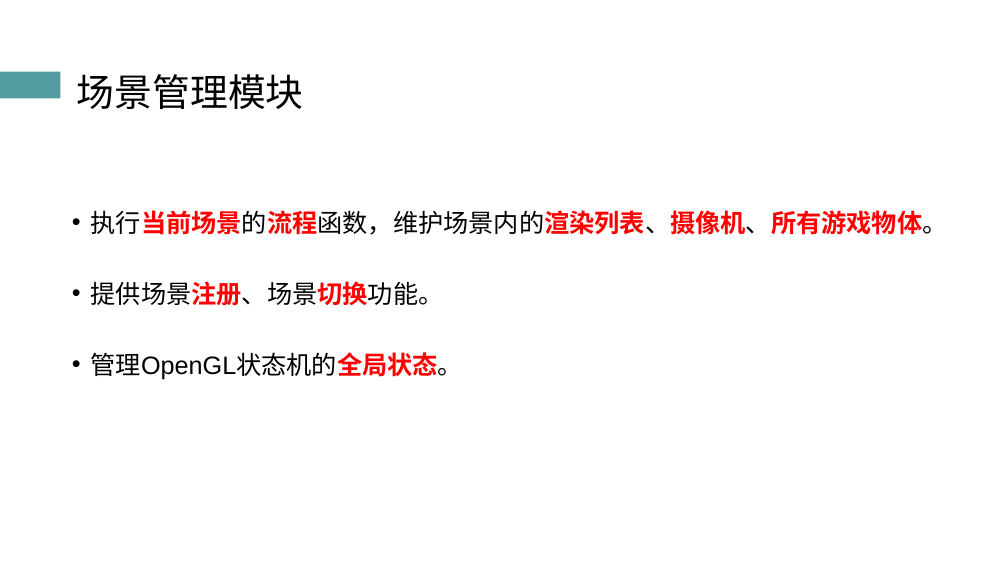
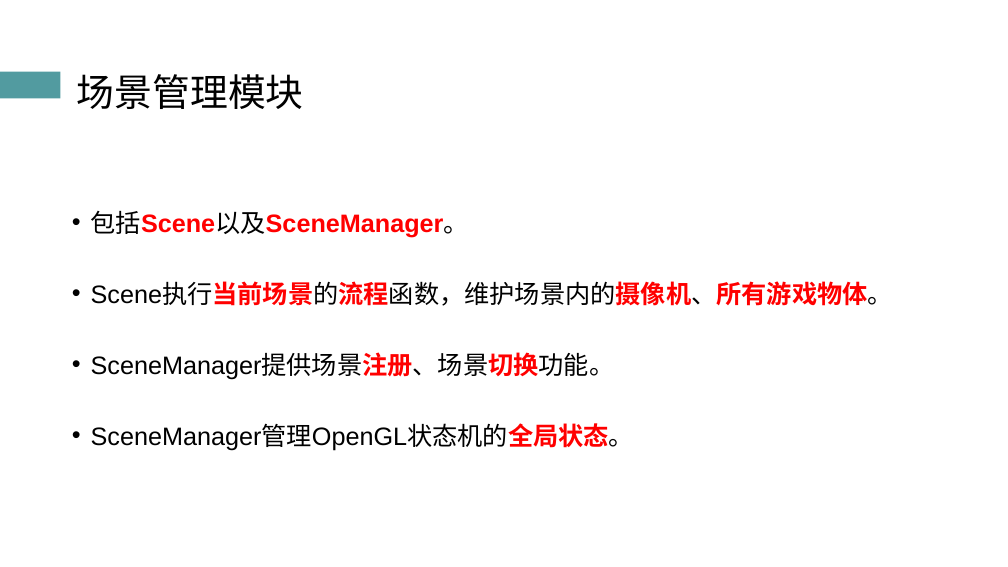
Before and after one commit to atom-chen/Main, a slide deck: slide 10 of OpenGL/答辩PPT.pptx. Drawn at 1008x567 pixels with LibreOffice and Linux fonts; fonts in the diff are those of the drawing. Boxes give left, top, right and bottom in pixels: in the first picture for what was removed or moved away, otherwise in the second. Text is boxed around its words. In the diff, an @@ line names an element or a change of style, - is before the commit and + after.

```diff
--- a/OpenGL/答辩PPT.pptx
+++ b/OpenGL/答辩PPT.pptx
@@ text at <box>91,210,893,450</box>: text changed @@
-• 执行当前场景的流程函数，维护场景内的渲染列表、摄像机、所有游戏物体。
-• 提供场景注册、场景切换功能。
-• 管理OpenGL状态机的全局状态。
+• 包括Scene以及SceneManager。
+• Scene执行当前场景的流程函数，维护场景内的摄像机、所有游戏物体。
+• SceneManager提供场景注册、场景切换功能。
+• SceneManager管理OpenGL状态机的全局状态。
```
Also in this commit, not shown: 13 other slides changed, 2 other files.
